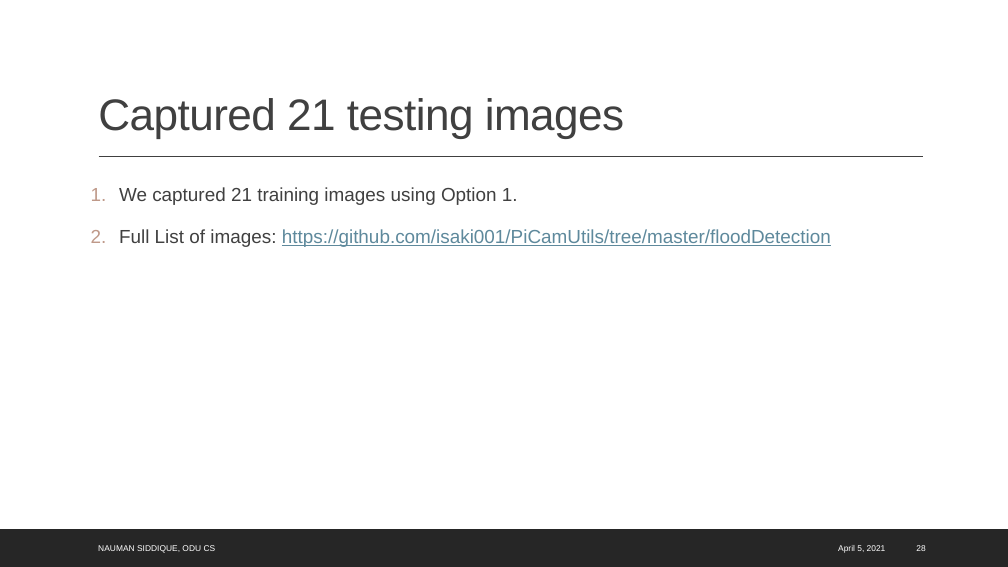
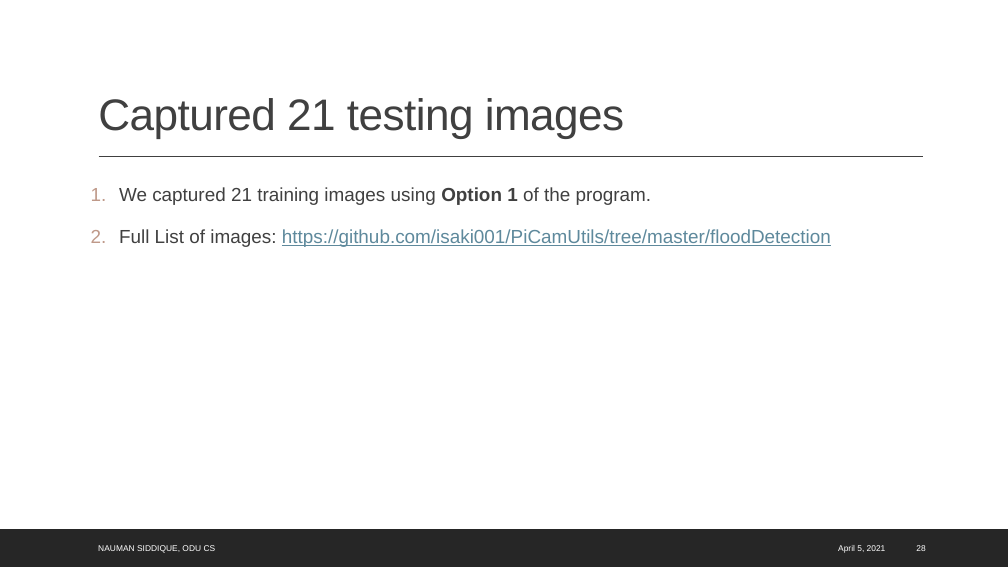
Before and after one commit to isaki001/PiCamUtils, a slide deck: slide 28 of floodDetection/report/Flood Detection using Raspberry Pi.pptx. Drawn at 1008x567 pixels with LibreOffice and Linux fonts; fonts in the diff are those of the drawing. Boxes give left, top, right and bottom in pixels: in the first picture for what was removed or moved away, otherwise in the second. Text is boxed around its words. In the diff, an @@ line names an element or a change of style, - is before the commit and + after.

```diff
--- a/floodDetection/report/Flood Detection using Raspberry Pi.pptx
+++ b/floodDetection/report/Flood Detection using Raspberry Pi.pptx
@@ text at bbox=[119, 187, 652, 205]: text changed @@
-1. We captured 21 training images using Option 1.
+1. We captured 21 training images using Option 1 of the program.
```
Also in this commit, not shown: 1 other slide changed.
